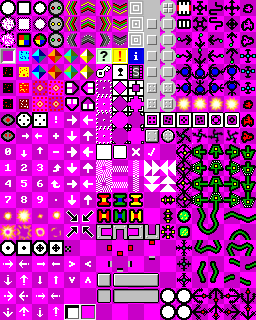
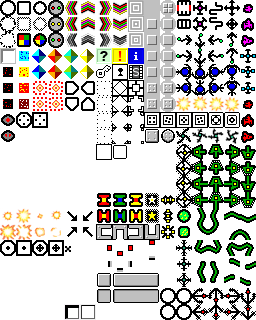
Comparing the layer stacks of the two w=256, h=320 images. Changes:
painted on "Fondo" over [145, 193, 159, 223]
hid "Capa nueva" over [0, 0, 256, 320]
